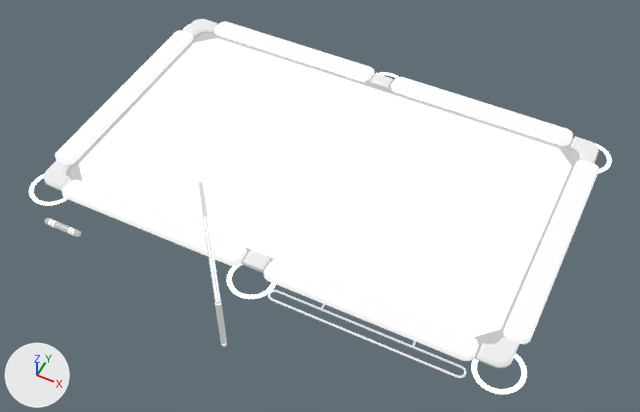
Before and after pictures for a commit that changed the FBX model Assets/VRCBilliardsCE/Models/ScifiTable.fbx.
The view is the same before and after, from a 50 mm camera at (1.34, -2.74, 3.11) aimed at (0.13, -0.31, 0.07). Lighting does not change. The marker at lower left points along +X, +Y and +Z. Objects named as collision shapes, trigger or cutter boxes, shadow casters or lower levels of detail are left out. Where no turn or scale is listed for an object, it has been applied to the vertices.

In view in the first picture: 'scifi-4ball_filters', 'scifi-cue', 'scifi-table', 'scifi-table-handle'.
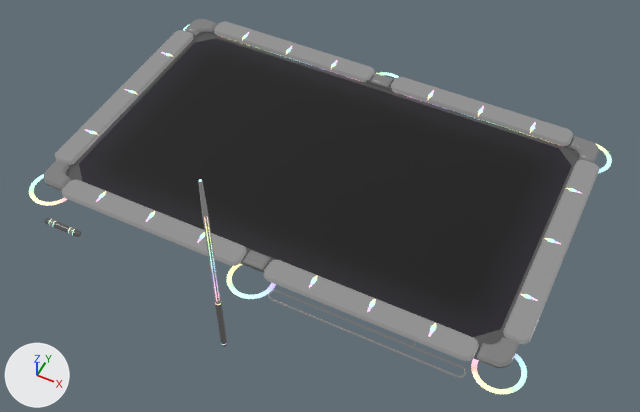
What differs and where, as boxes [x1, y1, x2, y2] in the pictures (640 x 412 px):
'scifi-table', surface changed (white to black): [29, 21, 612, 394] in both
'scifi-4ball_filters', surface changed (white to grey): [44, 19, 599, 368] in both
'scifi-cue', surface changed (white to grey): [198, 179, 227, 347] in both
'scifi-table-handle', surface changed (white to grey): [44, 218, 81, 237] in both

Edits to the bpy script that builds the scene:
```text
Change img_table_scifi_diffuse_png:
    img_table_scifi_diffuse_png: load_image('Table-Scifi-Diffuse.png', '../Textures/Table-Scifi-Diffuse.png', 1024, 1024, 'Non-Color') -> load_image('Table-Scifi-Diffuse.png', '../Textures/Table-Scifi-Diffuse.png', 1024, 1024, 'sRGB')
Change mat_table_scifi_glass:
    remove n4 = _N.new('ShaderNodeTexImage'); n4.name = 'Image Texture.002'
    remove n4.image = img_table_scifi_diffuse_png
    where n0 = _N.new('ShaderNodeBsdfPrincipled'); n0.name = 'Principled BSDF'
    remove _L.new(n4.outputs[0], n0.inputs[4])  # 'Color' to 'Alpha'
```
